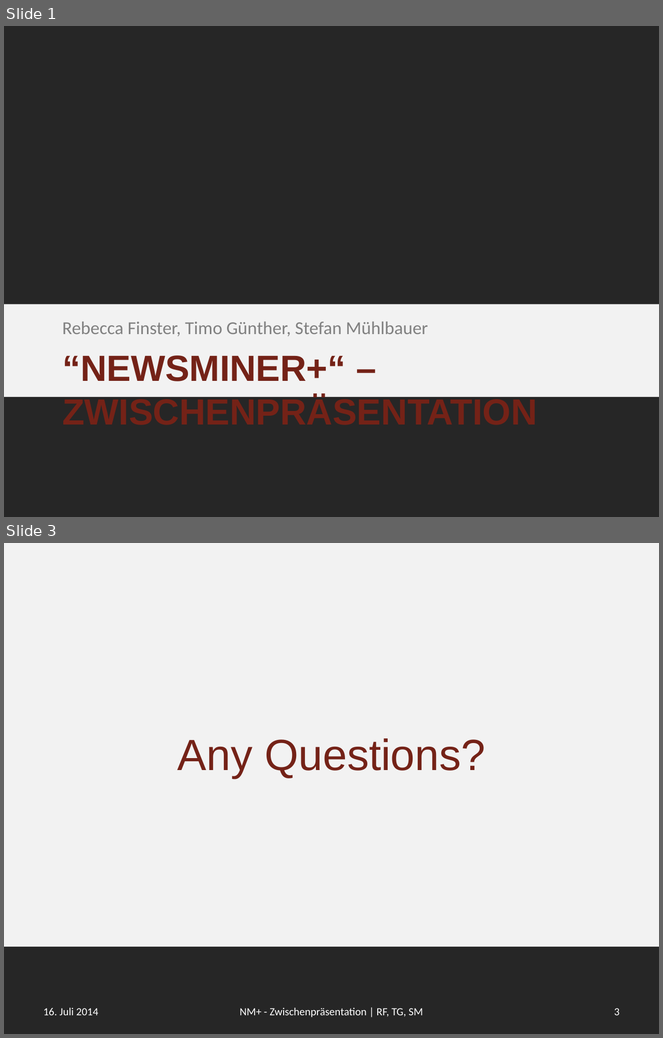
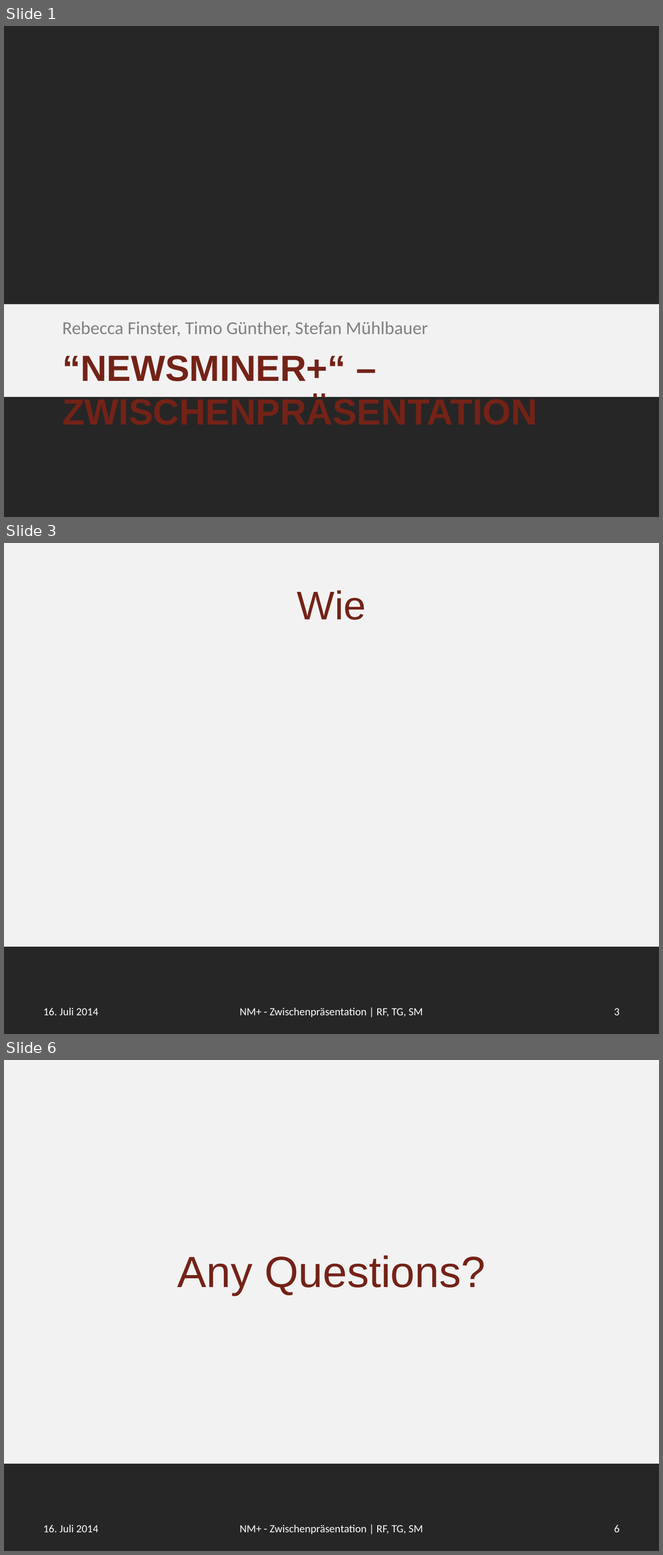
Before and after one commit to smba/newsminer, a slide deck: Presentation/newsminer_plus.pptx. Shown one above the other, each under a label of ours: slides 1 and 3 before the commit, slides 1, 3 and 6 after it; the slides between them are not shown. The pictures are 663x1038 and 663x1555 pixels, drawn with LibreOffice and Linux fonts; fonts in the diff are those of the drawing. Boxes give left, top, right and bottom in pixels: in the first picture for what was removed or moved away, otherwise in the second. Text is boxed around its words. In the diff, an @@ line names an element or a change of style, - is before the commit and + after.

```diff
--- a/Presentation/newsminer_plus.pptx
+++ b/Presentation/newsminer_plus.pptx
@@ slide 3 added at (4, 543, 659, 1034), background #F2F2F2; not listed: 1 template element that a slide beside it also shows @@
@@ title added at (297, 590, 366, 620), 44 pt, text #742217 @@
+Wie
@@ text added at (44, 1008, 98, 1016), 12 pt, text #FFFFFF @@
+16. Juli 2014
@@ text added at (240, 1008, 423, 1018), 12 pt, text #FFFFFF @@
+NM+ - Zwischenpräsentation | RF, TG, SM
@@ page number added at (614, 1008, 620, 1016), 12 pt, text #FFFFFF @@
+3
@@ what was slide 3 is now slide 6 @@
@@ page number at (614, 1525, 620, 1533): text changed @@
-3
+6
```
Also in this commit, not shown: 1 slide changed, 2 other slides added.
